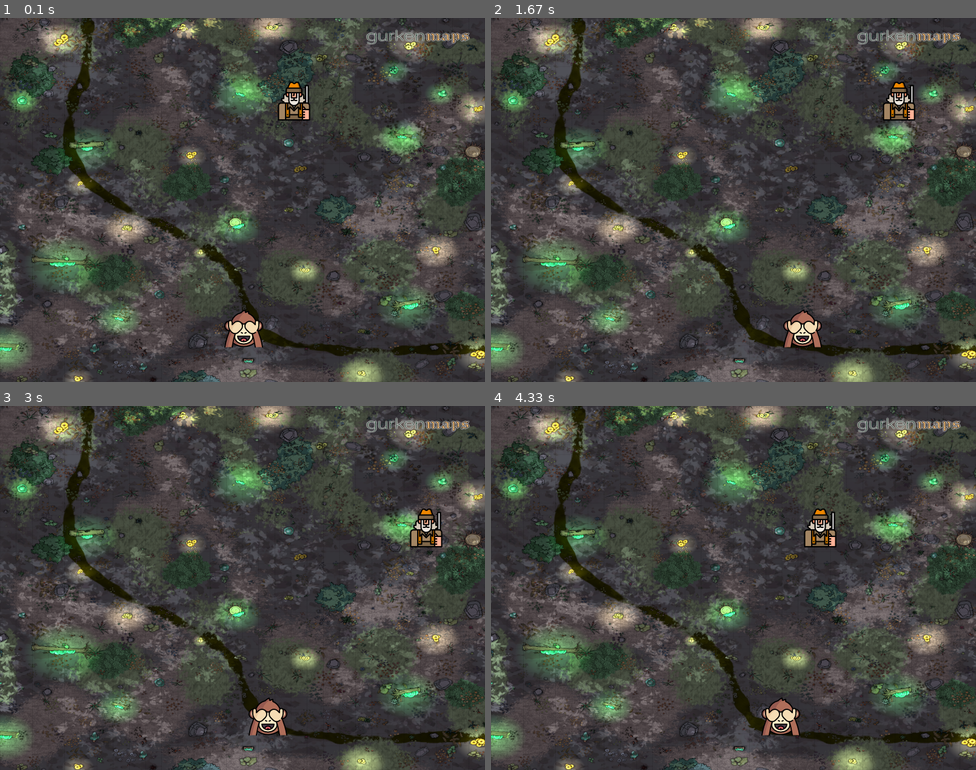
Above: before the commit, frames 1-4 (two rows, left to right).
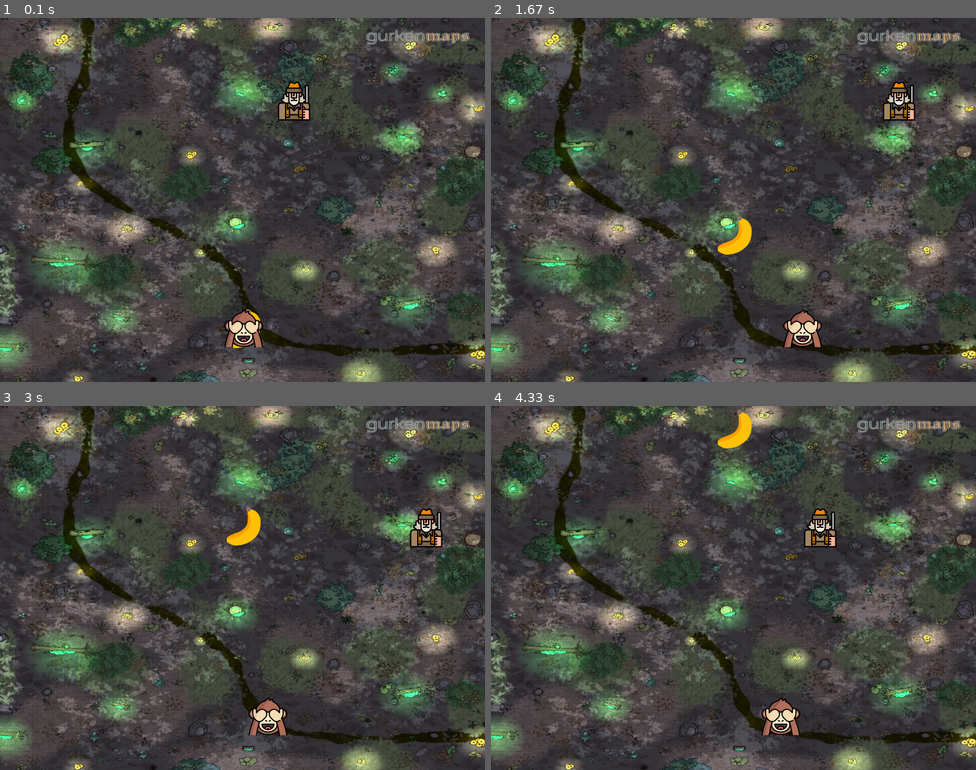
Above: after the commit, the same moments.

Repository: chakradhar1998/MyPygame
Game: pygame game, started from main.py
The game is run twice, just before and just after one commit, with the same random seed, the same clock (stepped at 60 frames per second) and the same inputs.
Inputs (mouse positions are in pixels of both pictures, inside the frame that each line leads up to):
- Up to frame 1 (0.1 s): no input
- Up to frame 2 (1.67 s): click (733, 200) at 0.38 s; hold Right 0.67-1.13 s; hold Right 1.17-1.63 s
- Up to frame 3 (3 s): hold Left 1.67-2.2 s; hold Left 2.23-2.63 s; hold Right from 2.67 s (still down)
- Up to frame 4 (4.33 s): release Right at 3.3 s; hold Left 3.33-3.8 s; hold Right 3.83-4.3 s

The runs differ from the first frame. In frame 1, less than 0.1% of the frame differs, in the area x 47-54%, y 80-91%; in frame 2, 0.4%, in the area x 46-54%, y 54-65%; in frame 3, 0.4%; in frame 4, 0.4%.

Commit message:
add banana and give it movement when mouse pressed

Diff:
--- a/main.py
+++ b/main.py
@@ -45,6 +45,9 @@
 def Hunter(x,y):
     screen.blit(HunterImg,(x,y))
 
+def banana(x,y):
+    screen.blit(bananaImg,(x,y))
+
 #game loop
 running = True
 while running:
@@ -67,6 +70,7 @@
                 print("left")
 
 
+
         if event.type == pygame.KEYDOWN:
             if event.key == pygame.K_RIGHT:
                 Player_change = 1
@@ -76,6 +80,13 @@
             if event.key == pygame.K_LEFT or event.key == pygame.K_RIGHT:
                 Player_change = 0
                 print("released")
+
+
+        if event.type == pygame.MOUSEBUTTONDOWN:
+            print("yay")
+            bananaY_change = -1
+
+
 
     #check boundaries for player
     PlayerX += Player_change
@@ -97,6 +108,18 @@
         HunterX_change = HunterX_change* -1
         HunterY +=64
 
+
+
+    if bananaY == 0:
+        bananaY_change = 0
+        bananaY = PlayerY
+    if bananaY_change == 0:
+        bananaX=PlayerX
+
+
+    bananaY += bananaY_change
+
+    banana(bananaX,bananaY)
     Player(PlayerX,PlayerY)
     Hunter(HunterX,HunterY)
     pygame.display.update()
